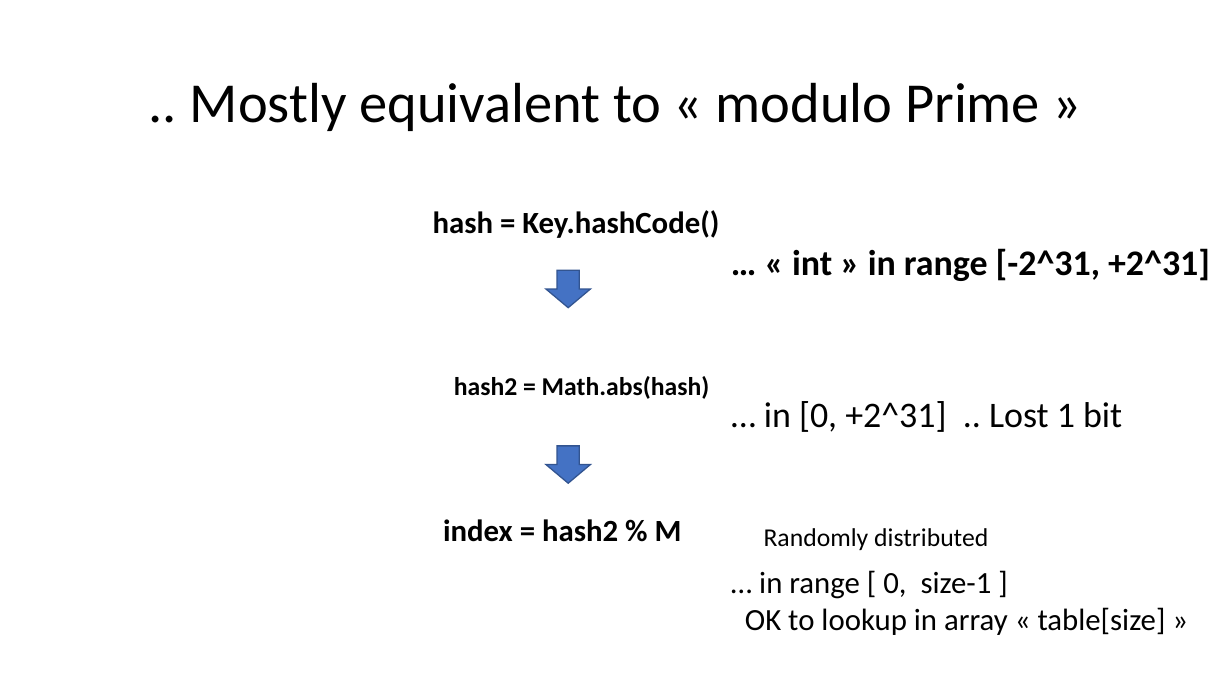
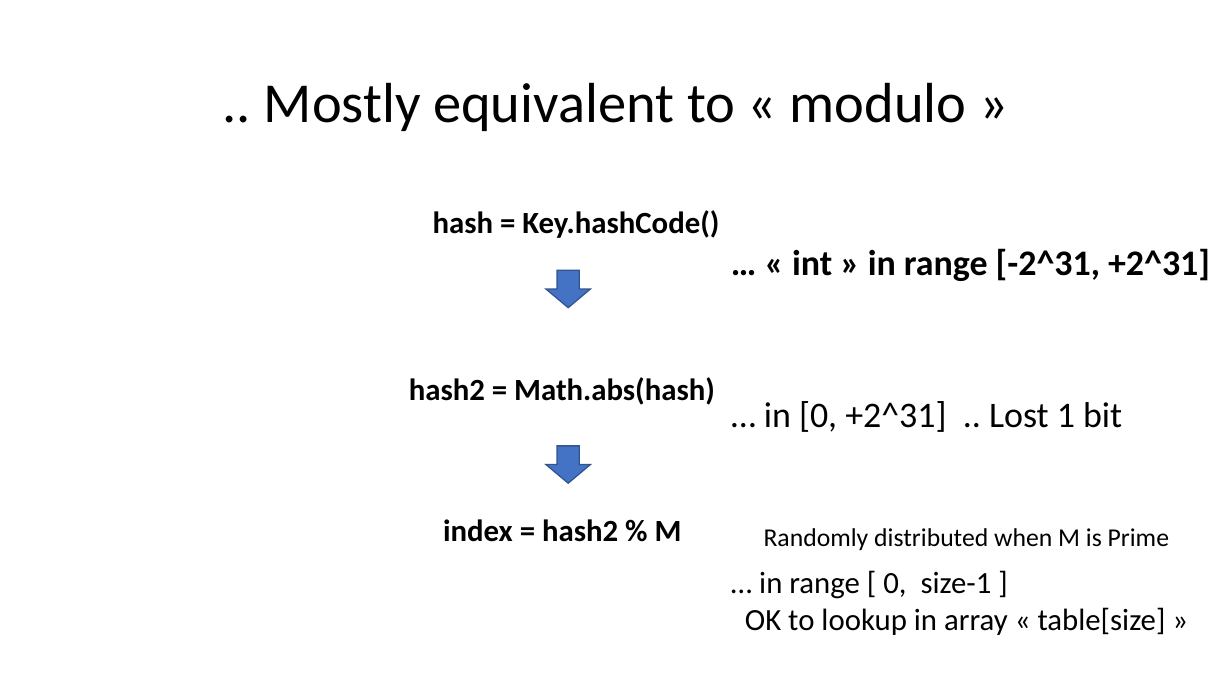
Before and after one commit to Arnaud-Nauwynck/presentations, a slide deck: slide 22 of java/Basic-Data-Structures.pptx (slide 20 before the commit). Drawn at 1232x693 pixels with LibreOffice and Linux fonts; fonts in the diff are those of the drawing. Boxes give left, top, right and bottom in pixels: in the first picture for what was removed or moved away, otherwise in the second. Text is boxed around its words. In the diff, an @@ line names an element or a change of style, - is before the commit and + after.

```diff
--- a/java/Basic-Data-Structures.pptx
+++ b/java/Basic-Data-Structures.pptx
@@ title at (x1=264, y1=82, x2=967, y2=131): text changed @@
-.. Mostly equivalent to « modulo Prime »
+.. Mostly equivalent to « modulo »
@@ text "hash2 = Math.abs(hash)" moved from (x1=454, y1=376, x2=710, y2=399) to (x1=409, y1=377, x2=715, y2=405) @@
@@ text "hash2 = Math.abs(hash)" at (x1=409, y1=377, x2=715, y2=405): size 20 to 24 pt @@
@@ text at (x1=764, y1=528, x2=1169, y2=550): text changed @@
-Randomly distributed
+Randomly distributed when M is Prime
```
Also in this commit, not shown: 4 other slides changed, 21 slides added.
